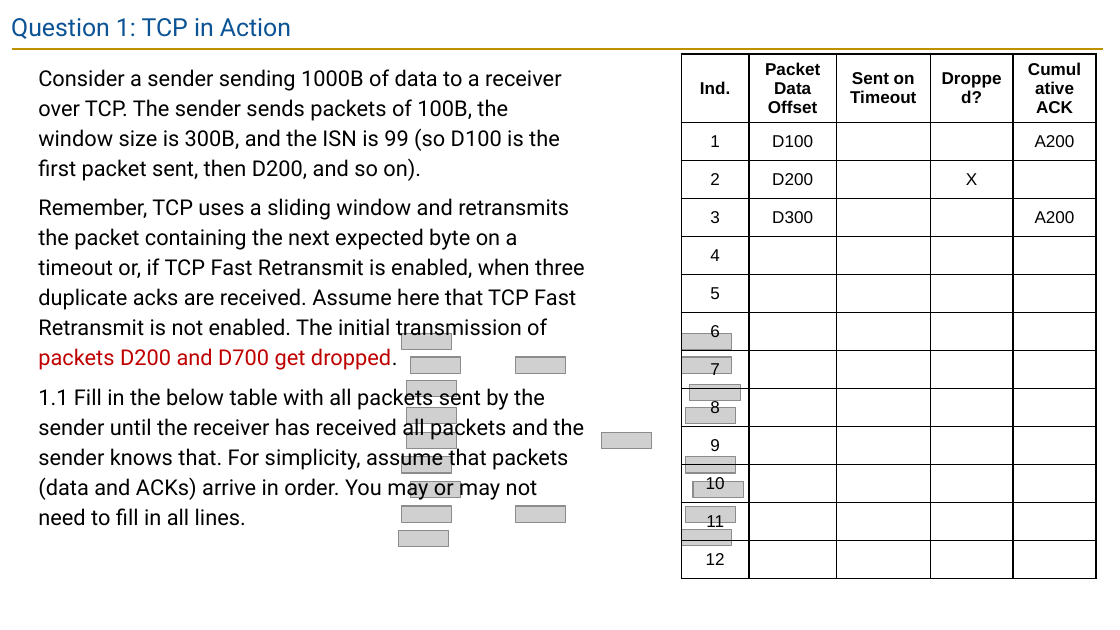
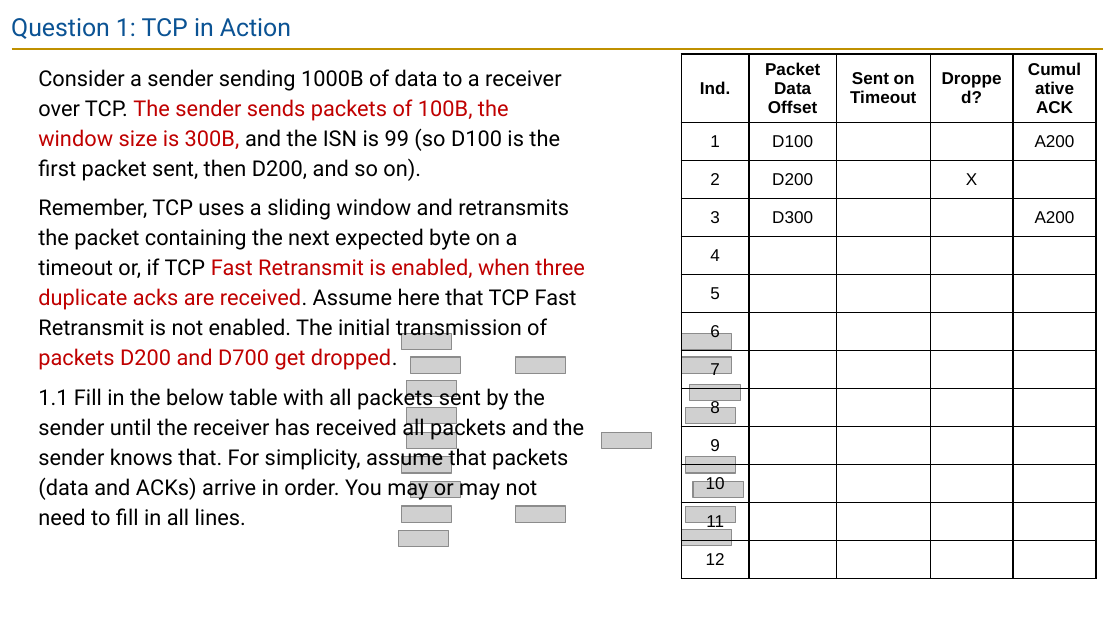
Before and after one commit to guhofstra/CSC175Sp26, a slide deck: slide 2 of PPTs/Lecture 11 Exercises ANS.pptx. Drawn at 1120x630 pixels with LibreOffice and Linux fonts; fonts in the diff are those of the drawing; grey boxes stand for pictures. Boxes give left, top, right and bottom in pixels: in the first picture for what was removed or moved away, otherwise in the second. Text is boxed around its words. In the diff, an @@ line names an element or a change of style, - is before the commit and + after.

```diff
--- a/PPTs/Lecture 11 Exercises ANS.pptx
+++ b/PPTs/Lecture 11 Exercises ANS.pptx
@@ text at [38, 69, 584, 370]: text colour #000000 to #C00000 in "The sender sends packets of 100B, the ...", "Fast Retransmit is enabled, when three duplicate ..." @@
```
Also in this commit, not shown: 3 other slides changed, 14 other files.
